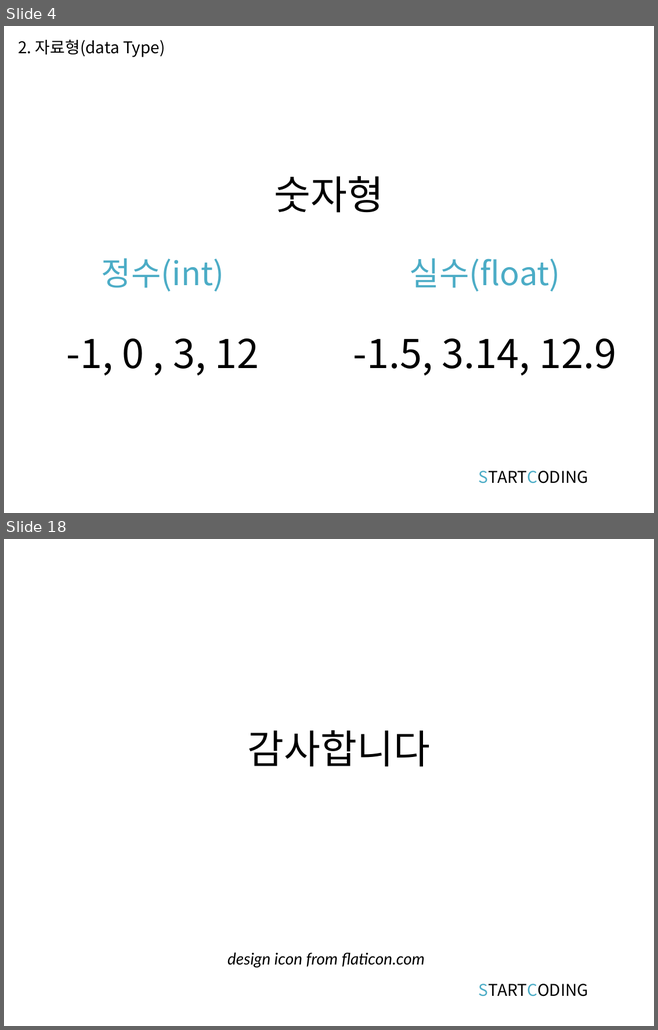
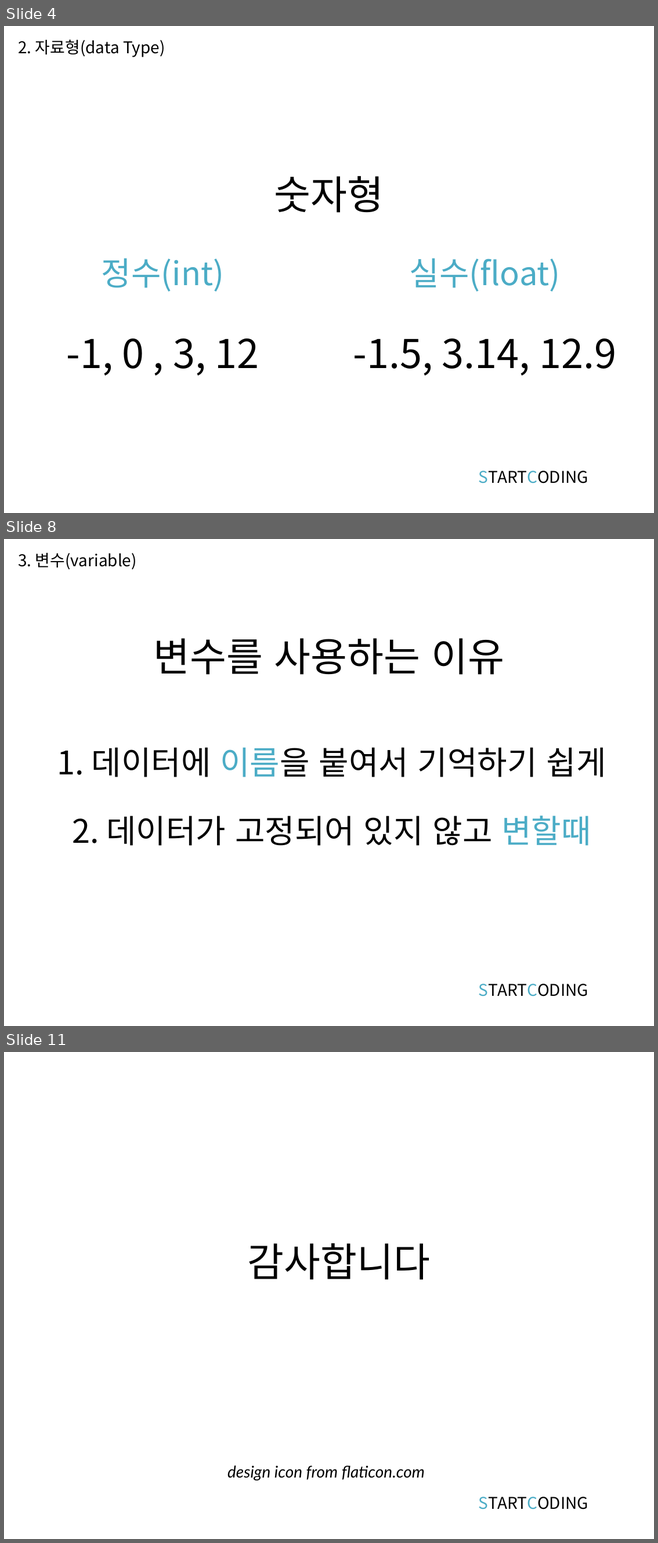
Before and after one commit to kwonkijun/python, a slide deck: 파이썬기초(PPT)/파이썬 기초 2강_자료형과 변수.pptx. Shown one above the other, each under a label of ours: slides 4 and 18 before the commit, slides 4, 8 and 11 after it; the slides between them are not shown. The pictures are 658x1030 and 658x1543 pixels, drawn with LibreOffice and Linux fonts; fonts in the diff are those of the drawing. Boxes give left, top, right and bottom in pixels: in the first picture for what was removed or moved away, otherwise in the second. Text is boxed around its words. In the diff, an @@ line names an element or a change of style, - is before the commit and + after.

```diff
--- a/파이썬기초(PPT)/파이썬 기초 2강_자료형과 변수.pptx
+++ b/파이썬기초(PPT)/파이썬 기초 2강_자료형과 변수.pptx
@@ slide 8 added at [4, 539, 654, 1026], background #FFFFFF @@
@@ text added at [18, 553, 137, 570], 18 pt, text #000000 @@
+3. 변수(variable)
@@ title added at [153, 638, 504, 675], 44 pt, text #000000 @@
+변수를 사용하는 이유
@@ text added at [57, 747, 605, 777], 36 pt, text #000000 @@
+1. 데이터에 이름을 붙여서 기억하기 쉽게
@@ text added at [72, 816, 591, 846], 36 pt, text #000000 @@
+2. 데이터가 고정되어 있지 않고 변할때
@@ text added at [478, 984, 588, 997], 18 pt, text #000000 @@
+STARTCODING
@@ what was slide 18 is now slide 11 @@
```
Also in this commit, not shown: 2 slides changed, 3 other slides added, 11 slides removed, 2 other files.
